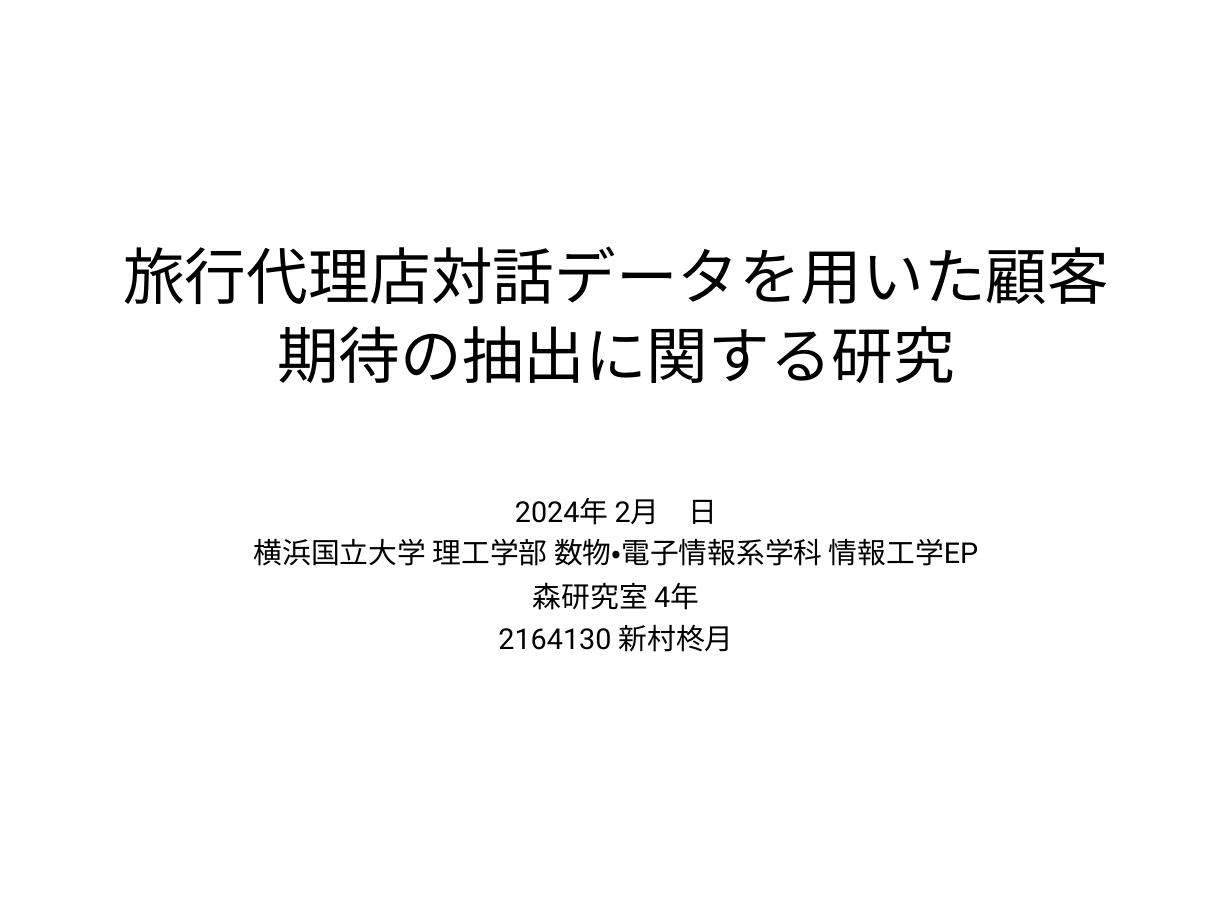
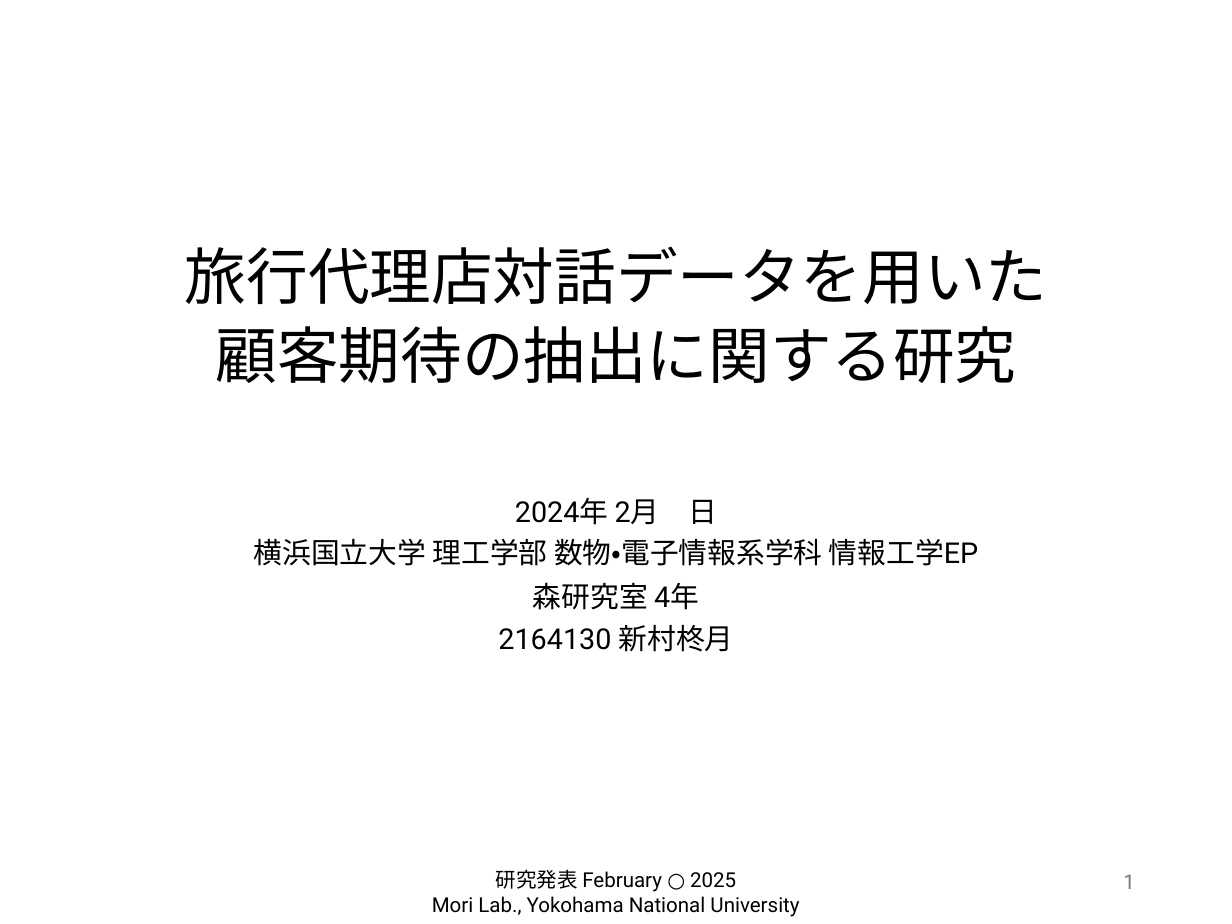
Before and after one commit to hiiragi-moon/graduation-research, a slide deck: slide 1 of 卒研発表.pptx. Drawn at 1232x924 pixels with LibreOffice and Linux fonts; fonts in the diff are those of the drawing; background and template pictures are left out. Boxes give left, top, right and bottom in pixels: in the first picture for what was removed or moved away, otherwise in the second. Text is boxed around its words. In the diff, an @@ line names an element or a change of style, - is before the commit and + after.

```diff
--- a/卒研発表.pptx
+++ b/卒研発表.pptx
@@ title at [185,246,1047,383]: spaces changed @@
-旅行代理店対話データを用いた顧客期待の抽出に関する研究
+旅行代理店対話データを用いた
+顧客期待の抽出に関する研究
@@ text added at [432,869,799,917], 12 pt, text #000000 @@
+研究発表 February ○ 2025
+Mori Lab., Yokohama National University
@@ page number added at [1123,874,1135,889], 12 pt, text #797979 @@
+1
```
Also in this commit, not shown: 21 other slides changed, 1 slide added, 1 slide removed, 42 other files.
